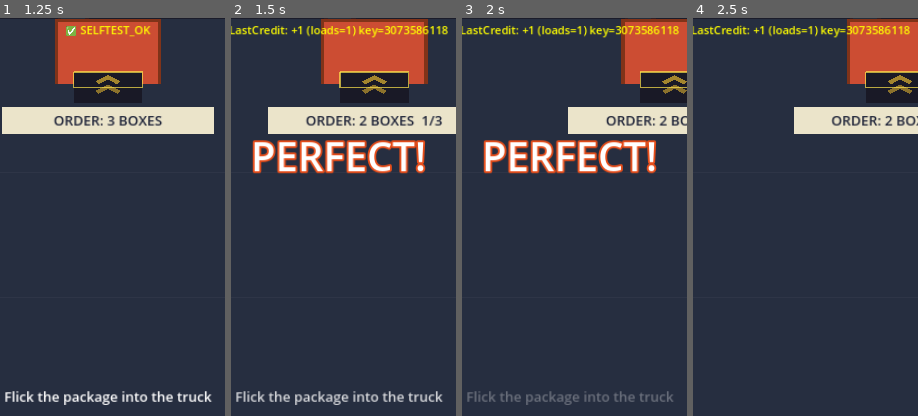
Above: before the commit, frames 1-4 (left to right).
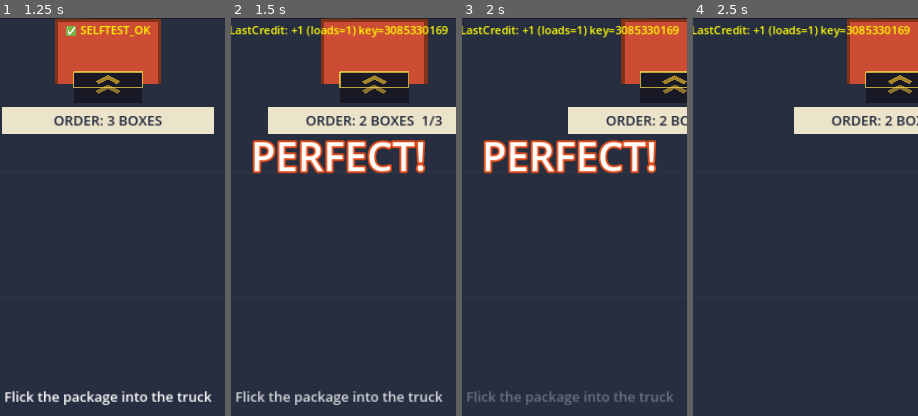
Above: after the commit, the same moments.

Repository: shaharFranses/flick-freight
Game: Godot game, scene res://scenes/main.tscn
The game is run twice, just before and just after one commit, with the same random seed, the same clock (stepped at 60 frames per second) and the same inputs.
Inputs (mouse positions are % of the whole screen's width and height, from its top left):
- Up to frame 1 (1.25 s): move the mouse to (72, 45) at 0.52 s; click (72, 45) at 0.67 s; tap Space (ui_select) at 0.77 s
- Up to frame 2 (1.5 s): click "DEBUG +1 Load (F1)" at 1.25 s
- Up to frame 3 (2 s): no input
- Up to frame 4 (2.5 s): drag from (30, 55) to (73, 20) at 2.02 s
The pictures show only the part of the screen within x 26-76%, y 12-62%; the shares and areas given below are measured in that part.

Frame 1 is identical in both runs. In frame 2, 0.2% of the frame differs, in the area x 73-97%, y 2-5%; in frame 3, 0.2%; in frame 4, 0.2%.

Commit message:
r5: fit run-end headline font (near-miss text overflowed panel)

Diff:
--- a/scripts/ui_manager.gd
+++ b/scripts/ui_manager.gd
@@ -219,6 +219,8 @@
 		var gap = best_loads - loads
 		if old_best > 0 and gap > 0 and gap <= int(game_manager.T.get("near_miss_window", 3)):
 			result_label.text = "So close! Best +%d load%s" % [gap, "" if gap == 1 else "s"]
+	# QA low: long near-miss text overflowed the 344px panel; fit the headline font
+	result_label.add_theme_font_size_override("font_size", 42 if result_label.text.length() <= 12 else 28)
 	last_run_s = (Time.get_ticks_msec() - game_manager.run_start_ms) / 1000.0 if game_manager.run_started else 0.0
 	print("RUN END: score=%d loads=%d length=%.1fs" % [final_score, loads, last_run_s])
 	game_over_shown_ms = Time.get_ticks_msec()
